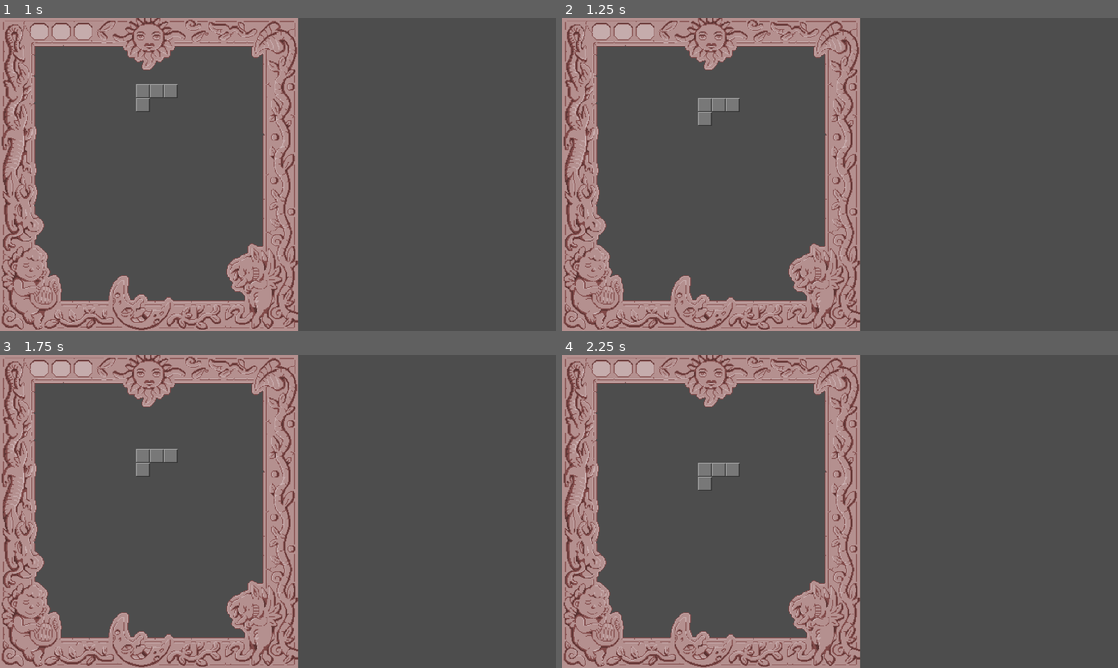
Above: before the commit, frames 1-4 (two rows, left to right).
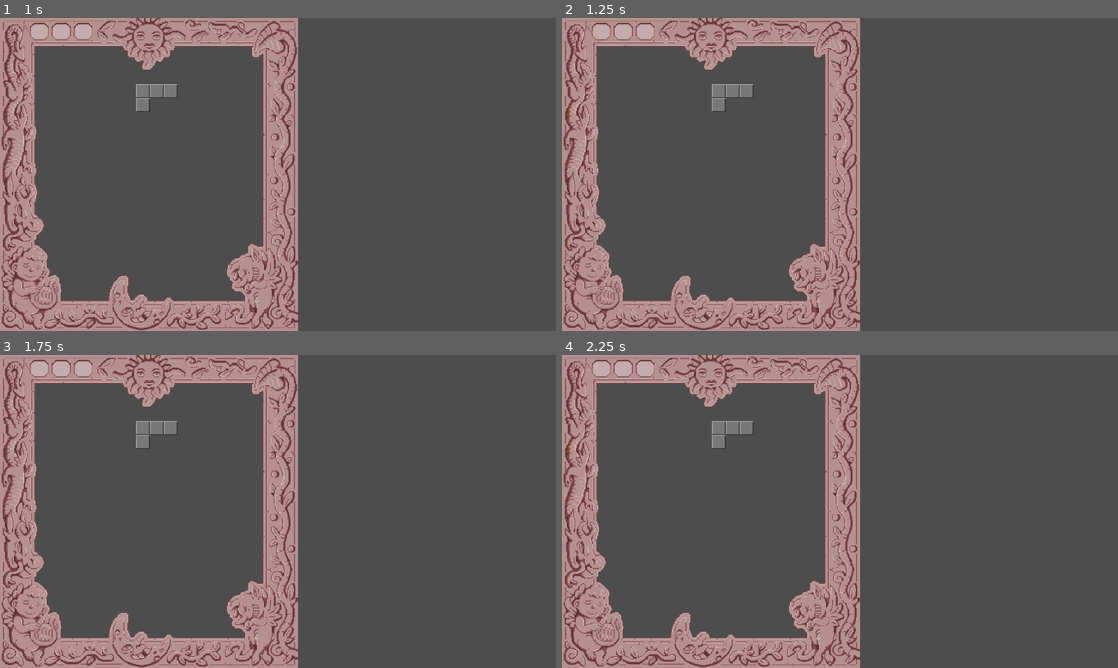
Above: after the commit, the same moments.

Repository: joaquimbrugues/santjordijam
Game: Godot game, scene res://escenes/nivell.tscn
Same seed, same stepped clock (60 frames per second), same inputs: the game is played once before the commit and once after it.
Inputs:
- Up to frame 1 (1 s): tap Enter at 0.5 s; hold D (peça_dreta, bound only after the commit) from 0.53 s (still down); tap A (peça_esquerra, bound only after the commit) at 0.8 s
- Up to frame 2 (1.25 s): keep holding D (peça_dreta, bound only after the commit)
- Up to frame 3 (1.75 s): release D (peça_dreta, bound only after the commit) at 1.28 s; tap A (peça_esquerra, bound only after the commit) at 1.35 s; tap D (peça_dreta, bound only after the commit) at 1.55 s
- Up to frame 4 (2.25 s): tap Space at 2 s; hold A (peça_esquerra, bound only after the commit) from 2.03 s (still down); tap S (peça_avall) at 2.1 s

Frame 1 is identical in both runs. In frame 2, 0.6% of the frame differs, in the area x 24-35%, y 21-35%; in frame 3, 0.8%, in the area x 24-32%, y 21-39%; in frame 4, 0.8%.

Commit message:
Afegeix moviments laterals

Diff:
--- a/project.godot
+++ b/project.godot
@@ -33,6 +33,20 @@
 , Object(InputEventJoypadMotion,"resource_local_to_scene":false,"resource_name":"","device":-1,"axis":1,"axis_value":1.0,"script":null)
 ]
 }
+"peça_esquerra"={
+"deadzone": 0.2,
+"events": [Object(InputEventKey,"resource_local_to_scene":false,"resource_name":"","device":-1,"window_id":0,"alt_pressed":false,"shift_pressed":false,"ctrl_pressed":false,"meta_pressed":false,"pressed":false,"keycode":0,"physical_keycode":65,"key_label":0,"unicode":97,"location":0,"echo":false,"script":null)
+, Object(InputEventKey,"resource_local_to_scene":false,"resource_name":"","device":-1,"window_id":0,"alt_pressed":false,"shift_pressed":false,"ctrl_pressed":false,"meta_pressed":false,"pressed":false,"keycode":0,"physical_keycode":4194319,"key_label":0,"unicode":0,"location":0,"echo":false,"script":null)
+, Object(InputEventJoypadMotion,"resource_local_to_scene":false,"resource_name":"","device":-1,"axis":0,"axis_value":-1.0,"script":null)
+]
+}
+"peça_dreta"={
+"deadzone": 0.2,
+"events": [Object(InputEventKey,"resource_local_to_scene":false,"resource_name":"","device":-1,"window_id":0,"alt_pressed":false,"shift_pressed":false,"ctrl_pressed":false,"meta_pressed":false,"pressed":false,"keycode":0,"physical_keycode":68,"key_label":0,"unicode":100,"location":0,"echo":false,"script":null)
+, Object(InputEventKey,"resource_local_to_scene":false,"resource_name":"","device":-1,"window_id":0,"alt_pressed":false,"shift_pressed":false,"ctrl_pressed":false,"meta_pressed":false,"pressed":false,"keycode":0,"physical_keycode":4194321,"key_label":0,"unicode":0,"location":0,"echo":false,"script":null)
+, Object(InputEventJoypadMotion,"resource_local_to_scene":false,"resource_name":"","device":-1,"axis":0,"axis_value":1.0,"script":null)
+]
+}
 
 [physics]
 
--- a/scripts/nivell.gd
+++ b/scripts/nivell.gd
@@ -25,7 +25,14 @@
 	elif Input.is_action_just_released("peça_avall"):
 		# Restableix l'interval de temps entre moviments
 		tic_caiguda.set_wait_time(INTERVAL_TIC)
-	pass
+	elif tic_caiguda.get_wait_time() == INTERVAL_TIC:
+		# Fem això per assegurar que no estem accelerant ni desaccelerant
+		if Input.is_action_pressed("peça_esquerra"):
+			# Mou peça cap a l'esquerra
+			proper_moviment = Moviments.Esquerra
+		elif Input.is_action_pressed("peça_dreta"):
+			# Mou peça cap a la dreta
+			proper_moviment = Moviments.Dreta
 
 # Aquesta funció es crida a cada tic del joc de tetris, i executarà el darrer moviment
 # que tingui desat a la variable `proper_moviment`,
@@ -35,11 +42,9 @@
 		Moviments.Caiguda:
 			peça.posicio_seguent = peça.posicio + Vector2i.DOWN
 		Moviments.Esquerra:
-			#TODO
-			print("La peça es mou 1 posició a l'esquerra!")
+			peça.posicio_seguent = peça.posicio + Vector2i.LEFT
 		Moviments.Dreta:
-			#TODO
-			print("La peça es mou 1 posició a la dreta!")
+			peça.posicio_seguent = peça.posicio + Vector2i.RIGHT
 		Moviments.Gir:
 			#TODO
 			print("La peça gira 90 graus en sentit horari!")
Not shown, changed: README.md
